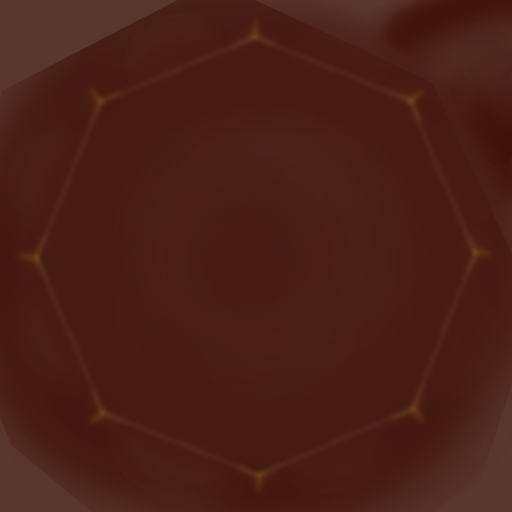
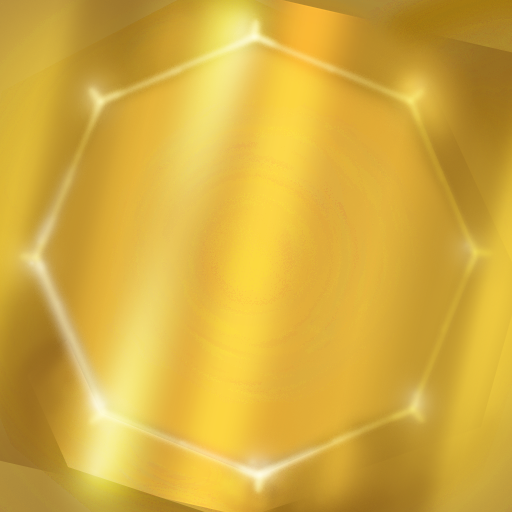
Layered file, before and after one edit (512 × 512). Changes by layer:
removed layer "Calque 2 copie 3" (was hard light) over [13, 13, 499, 499]
removed layer "Calque 1" over [0, 0, 512, 512]
added layer "Calque 7" above "Calque 2 copie 8" over [0, 0, 512, 512]
added layer "Calque 2 copie 8" (screen) above "Calque 2 copie 7" over [13, 13, 499, 499]
added layer "Calque 2 copie 7" (screen) above "Calque 2 copie 6" over [13, 13, 499, 499]
added layer "Calque 2 copie 6" (overlay) above "Calque 2" over [13, 13, 499, 499]
added layer "Calque 2" (vivid light) above "Calque 4" over [40, 0, 299, 512]
added layer "Calque 4" above "Calque 3" over [0, 0, 512, 512]
added layer "Calque 3" (addition) above "Calque 6" over [131, 0, 385, 512]
added layer "Calque 5" over [0, 0, 512, 512]
